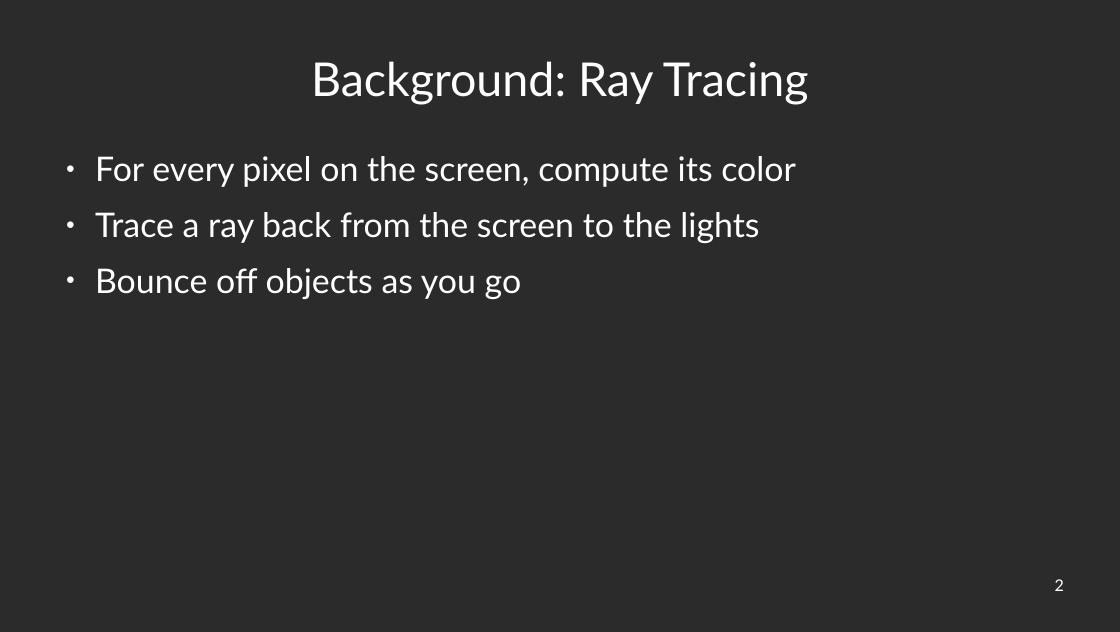
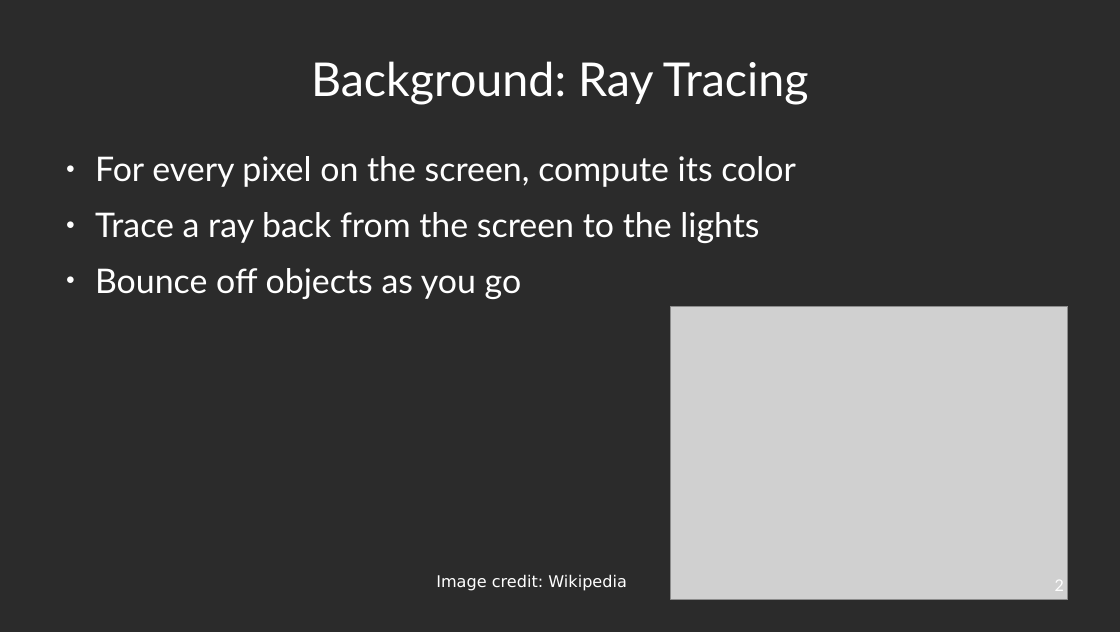
Before and after one commit to robinleegit/raytracer, a slide deck: slide 2 of presentation/presentation.odp. Drawn at 1120x632 pixels with LibreOffice and Linux fonts; fonts in the diff are those of the drawing; grey boxes stand for pictures; background and template pictures are left out; a plain dark background stands for a picture behind light text. Boxes give left, top, right and bottom in pixels: in the first picture for what was removed or moved away, otherwise in the second. Text is boxed around its words. In the diff, an @@ line names an element or a change of style, - is before the commit and + after.

```diff
--- a/presentation/presentation.odp
+++ b/presentation/presentation.odp
@@ picture added at [671,306,1068,599] @@
@@ text added at [436,574,627,591], 14 pt, text #FFFFFF @@
+Image credit: Wikipedia
```
Also in this commit, not shown: 1 other slide changed, 1 slide added, 1 other file.
